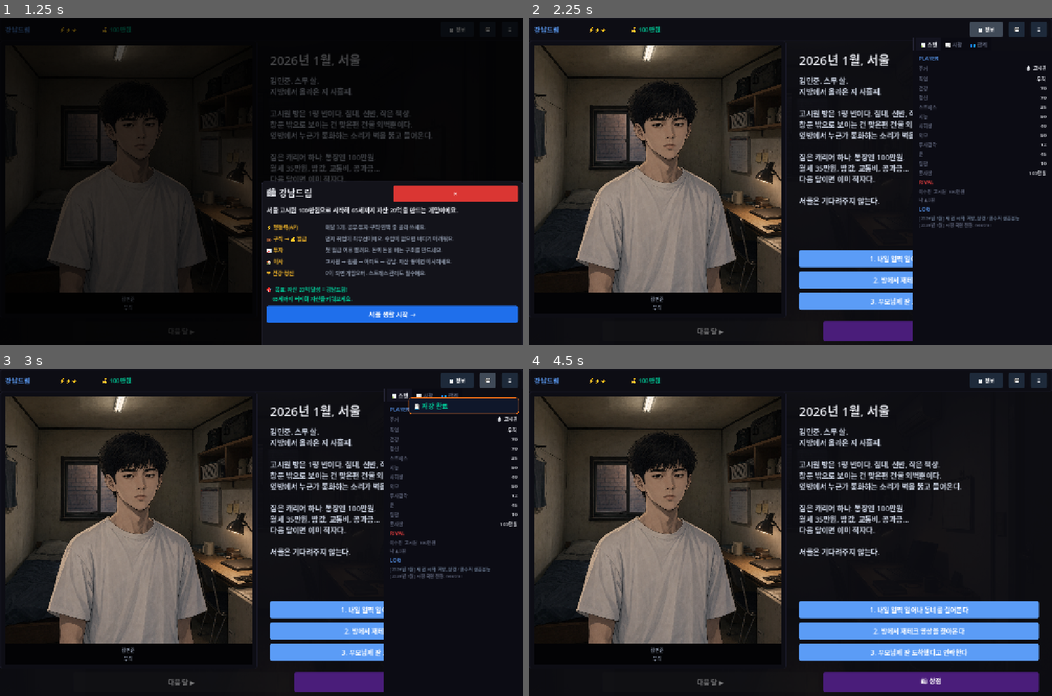
Above: before the commit, frames 1-4 (two rows, left to right).
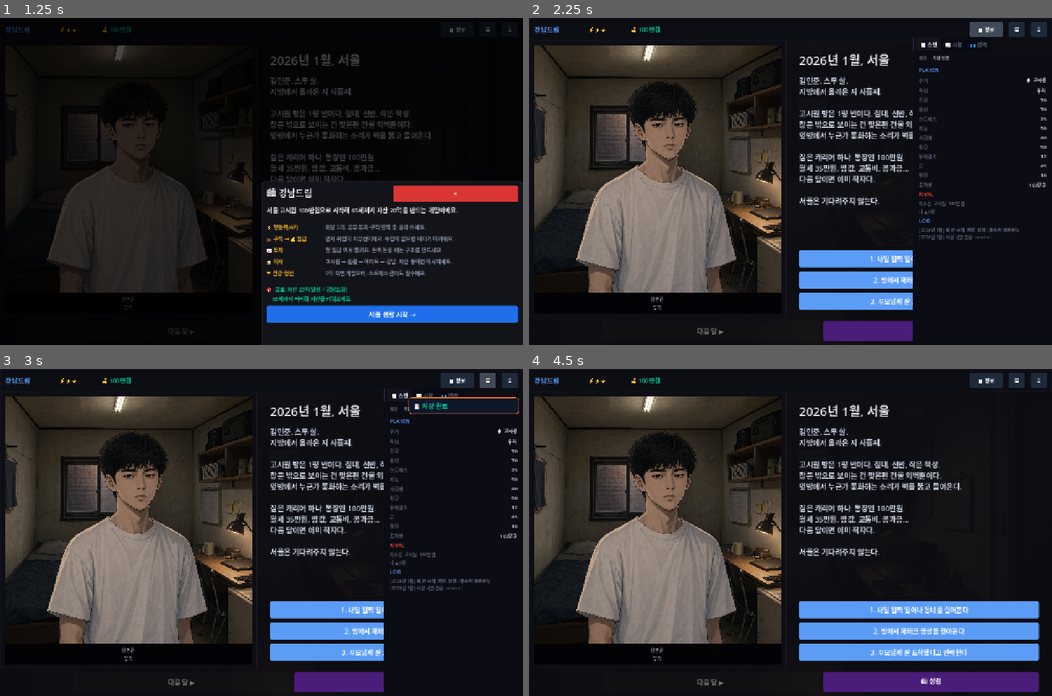
Above: after the commit, the same moments.

Repository: junheeleee/GangnamDream
Game: Godot game, scene res://scenes/StartMenu.tscn
Two runs of this game, one before a commit and one after it. Both use one fixed random seed, a clock stepped at 60 frames per second and the inputs below.
Inputs:
- Up to frame 1 (1.25 s): click "새 런 시작 ▶" at 0.5 s
- Up to frame 2 (2.25 s): click "서울 생활 시작 →" at 1.25 s; click "📋 정보" at 2 s
- Up to frame 3 (3 s): click "💾" at 2.75 s
- Up to frame 4 (4.5 s): click "≡" at 3.5 s; click "자동저장 2026년 1월 · 100만원" at 4.25 s

Frame 1 is identical in both runs. In frame 2, 1.5% of the frame differs, in the area x 74-99%, y 11-68%; in frame 3, 1.4%; in frame 4, less than 0.1%.

Commit message:
feat P1-4+P2-1: 초반 관계 이벤트 2개 추가, 스탯탭 배경/트레이트 표시

Diff:
--- a/content/events/life_events.json
+++ b/content/events/life_events.json
@@ -1,4 +1,88 @@
 [
+  {
+    "id": "gosiwon_neighbor_first_meet",
+    "title": "옆방 사람",
+    "description": "복도에서 마주쳤다.\n\n비슷한 나이. 짧은 눈인사.\n세탁기 앞에서 기다리다 말이 텄다.\n\n'여기 온 지 얼마나 됐어요?'\n\n고시원에서 친해지는 건 대부분 이런 식이다.\n작은 공간, 같은 처지, 우연한 타이밍.",
+    "category": "social",
+    "rarity": "common",
+    "weight": 2.5,
+    "hidden": false,
+    "conditions": {
+      "max_stress": 80
+    },
+    "tags": ["social", "gosiwon", "relationship"],
+    "cooldown": 9999,
+    "choices": [
+      {
+        "text": "편하게 말을 건넨다",
+        "effects": {
+          "social_skill": 2,
+          "mental": 4,
+          "stress": -3
+        },
+        "relationship_effects": [
+          {
+            "id": "gosiwon_neighbor",
+            "name": "옆방 이웃",
+            "type": "friends",
+            "affection": 45,
+            "trust": 35
+          }
+        ],
+        "result_text": "이름을 알게 됐다. 같은 처지라는 것도.\n서울에서 처음으로 '아는 사람'이 생겼다.\n고시원이 조금 덜 낯설어졌다."
+      },
+      {
+        "text": "가볍게 인사만 하고 방으로 들어간다",
+        "effects": {
+          "mental": 1,
+          "stress": -1
+        },
+        "result_text": "괜찮은 사람 같았지만, 오늘은 피곤했다.\n나중에 또 마주치겠지."
+      }
+    ]
+  },
+  {
+    "id": "neighborhood_cafe_regular",
+    "title": "단골 카페 직원",
+    "description": "매일 가는 편의점 옆 작은 카페.\n\n오늘 직원이 먼저 말을 걸었다.\n'매일 오시더라고요. 아이스 아메리카노 맞죠?'\n\n이름도 모르는 사람이 내 주문을 기억하고 있었다.\n서울에서 이런 게 의외로 위로가 된다.",
+    "category": "social",
+    "rarity": "common",
+    "weight": 2.0,
+    "hidden": false,
+    "conditions": {
+      "min_turn": 2,
+      "max_stress": 85
+    },
+    "tags": ["social", "daily", "relationship"],
+    "cooldown": 9999,
+    "choices": [
+      {
+        "text": "반갑게 대화를 이어간다",
+        "effects": {
+          "social_skill": 2,
+          "mental": 5,
+          "stress": -4
+        },
+        "relationship_effects": [
+          {
+            "id": "cafe_friend",
+            "name": "카페 단골 친구",
+            "type": "friends",
+            "affection": 40,
+            "trust": 30
+          }
+        ],
+        "result_text": "10분 남짓한 대화.\n직장, 서울, 꿈 이야기를 조금씩 나눴다.\n내일도 올 것 같다."
+      },
+      {
+        "text": "미소만 짓고 커피를 받는다",
+        "effects": {
+          "mental": 2
+        },
+        "result_text": "오늘은 그냥 커피만 마셨다.\n그것도 충분했다."
+      }
+    ]
+  },
   {
     "id": "first_month_rent_pressure",
     "title": "첫 월세 자동이체",
--- a/scenes/MainGame.gd
+++ b/scenes/MainGame.gd
@@ -321,6 +321,27 @@
 	stat_margin.size_flags_horizontal = Control.SIZE_EXPAND_FILL
 	stat_margin.add_child(stat_box)
 	stat_scroll.add_child(stat_margin)
+
+	# ── 배경 / 트레이트 표시 ──
+	var bg_trait_row = HBoxContainer.new()
+	bg_trait_row.add_theme_constant_override("separation", 6)
+	stat_box.add_child(bg_trait_row)
+	var bg_lbl = _label("배경", 10, "#5a6075")
+	bg_lbl.custom_minimum_size = Vector2(28, 0)
+	bg_trait_row.add_child(bg_lbl)
+	var bg_map = {"지방_상경": "지방 상경", "명문대_중퇴": "명문대 중퇴", "금수저": "금수저"}
+	var bg_name = bg_map.get(GameState.player_background, GameState.player_background)
+	var bg_val = _label(bg_name, 10, "#a0aec0")
+	bg_val.size_flags_horizontal = Control.SIZE_EXPAND_FILL
+	bg_trait_row.add_child(bg_val)
+	var trait_lbl = _label("트레이트", 10, "#5a6075")
+	bg_trait_row.add_child(trait_lbl)
+	var trait_val = _label(GameState.current_trait, 10, "#f6c90e")
+	bg_trait_row.add_child(trait_val)
+
+	var sep_line = HSeparator.new()
+	sep_line.modulate = Color("#2a2a3a")
+	stat_box.add_child(sep_line)
 
 	stat_box.add_child(_label("PLAYER", 13, "#5b9cf6"))
 	for key in ["housing", "job", "health", "mental", "stress", "intelligence", "social_skill", "appearance", "investment_skill", "luck", "reputation", "asset"]:
